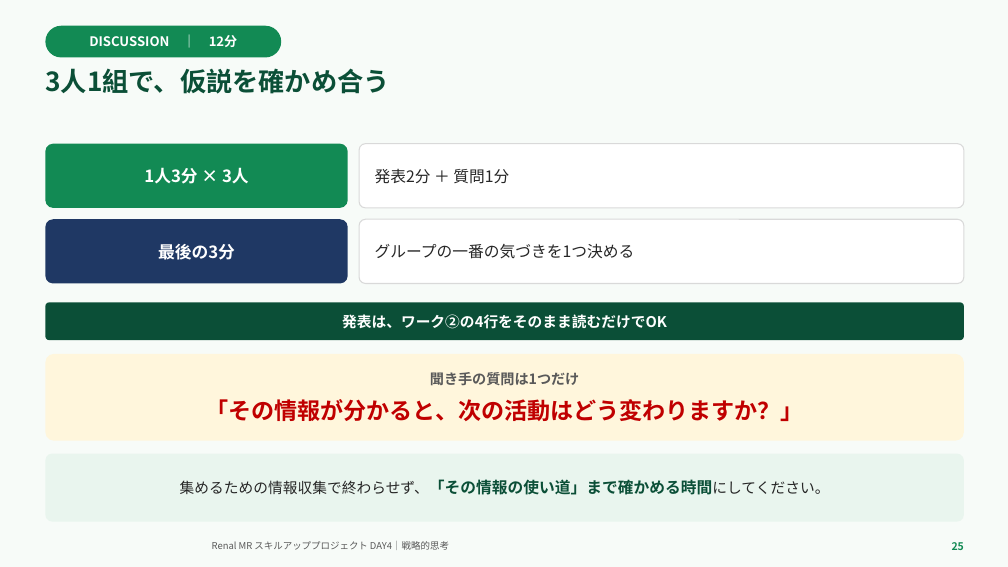
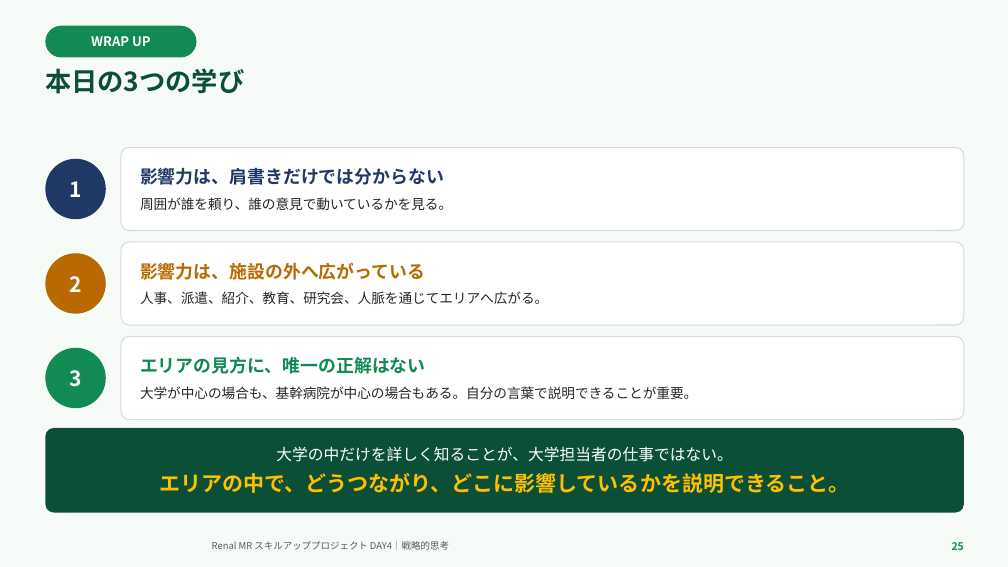
Before and after one commit to TAKUYA-1187/Claude, a slide deck: slide 25 of novartis_training/DAY4_ちょっと分かるだけで世界が変わる.pptx. Drawn at 1008x567 pixels with LibreOffice and Linux fonts; fonts in the diff are those of the drawing; background and template pictures are left out. Boxes give left, top, right and bottom in pixels: in the first picture for what was removed or moved away, otherwise in the second. Text is boxed around its words. In the diff, an @@ line names an element or a change of style, - is before the commit and + after.

```diff
--- a/novartis_training/DAY4_ちょっと分かるだけで世界が変わる.pptx
+++ b/novartis_training/DAY4_ちょっと分かるだけで世界が変わる.pptx
@@ rounded rectangle "WRAP UP" resized from (x1=45, y1=26, x2=281, y2=57) to (x1=45, y1=26, x2=197, y2=57) @@
@@ text in rounded rectangle at (x1=91, y1=36, x2=151, y2=46): text changed @@
-DISCUSSION ｜ 12分
+WRAP UP
@@ text at (x1=45, y1=68, x2=244, y2=94): text changed @@
-3人1組で、仮説を確かめ合う
+本日の3つの学び
@@ rounded rectangle removed at (x1=45, y1=144, x2=348, y2=208) @@
-1人3分 × 3人
@@ rounded rectangle "影響力は、肩書きだけでは分からない" resized from (x1=359, y1=144, x2=964, y2=208) to (x1=121, y1=147, x2=964, y2=231) @@
@@ ellipse added at (x1=45, y1=159, x2=106, y2=219), fill #1F3864, 20 pt, text #FFFFFF, bold @@
+1
@@ text in rounded rectangle at (x1=140, y1=167, x2=452, y2=210): text changed; size 15 to 13 pt @@
-発表2分 ＋ 質問1分
+影響力は、肩書きだけでは分からない
+周囲が誰を頼り、誰の意見で動いているかを見る。
@@ rounded rectangle removed at (x1=45, y1=219, x2=348, y2=284) @@
-最後の3分
@@ ellipse added at (x1=45, y1=253, x2=106, y2=314), fill #B86A00, 20 pt, text #FFFFFF, bold @@
+2
@@ rounded rectangle "影響力は、施設の外へ広がっている" resized from (x1=359, y1=219, x2=964, y2=284) to (x1=121, y1=242, x2=964, y2=325) @@
@@ text in rounded rectangle at (x1=140, y1=262, x2=548, y2=304): text changed; size 15 to 13 pt @@
-グループの一番の気づきを1つ決める
+影響力は、施設の外へ広がっている
+人事、派遣、紹介、教育、研究会、人脈を通じてエリアへ広がる。
@@ rounded rectangle removed at (x1=45, y1=302, x2=964, y2=340) @@
-発表は、ワーク②の4行をそのまま読むだけでOK
@@ ellipse added at (x1=45, y1=348, x2=106, y2=408), fill #128A54, 20 pt, text #FFFFFF, bold @@
+3
@@ rounded rectangle "エリアの見方に、唯一の正解はない" resized from (x1=45, y1=354, x2=964, y2=441) to (x1=121, y1=337, x2=964, y2=420) @@
@@ rounded rectangle "エリアの見方に、唯一の正解はない" at (x1=121, y1=337, x2=964, y2=420): fill #FFF6DC to #FFFFFF; outline none to #D9D9D9 1 pt @@
@@ text in rounded rectangle at (x1=140, y1=356, x2=697, y2=399): text changed; size 22 to 13 pt; text colour #C00000 to #262626; bold off @@
-聞き手の質問は1つだけ
-「その情報が分かると、次の活動はどう変わりますか？」
+エリアの見方に、唯一の正解はない
+大学が中心の場合も、基幹病院が中心の場合もある。自分の言葉で説明できることが重要。
@@ rounded rectangle "大学の中だけを詳しく知ることが、大学担当者の仕事ではない。" resized from (x1=45, y1=454, x2=964, y2=522) to (x1=45, y1=428, x2=964, y2=513) @@
@@ rounded rectangle "大学の中だけを詳しく知ることが、大学担当者の仕事ではない。" at (x1=45, y1=428, x2=964, y2=513): fill #E9F5EE to #0B4F37 @@
@@ text in rounded rectangle at (x1=159, y1=446, x2=850, y2=493): text changed; size 14 to 20 pt; text colour #262626 to #FFC000; bold on @@
-集めるための情報収集で終わらせず、「その情報の使い道」まで確かめる時間にしてください。
+大学の中だけを詳しく知ることが、大学担当者の仕事ではない。
+エリアの中で、どうつながり、どこに影響しているかを説明できること。
```
Also in this commit, not shown: 24 other slides changed, 5 slides added, 4 slides removed, 2 other files.
